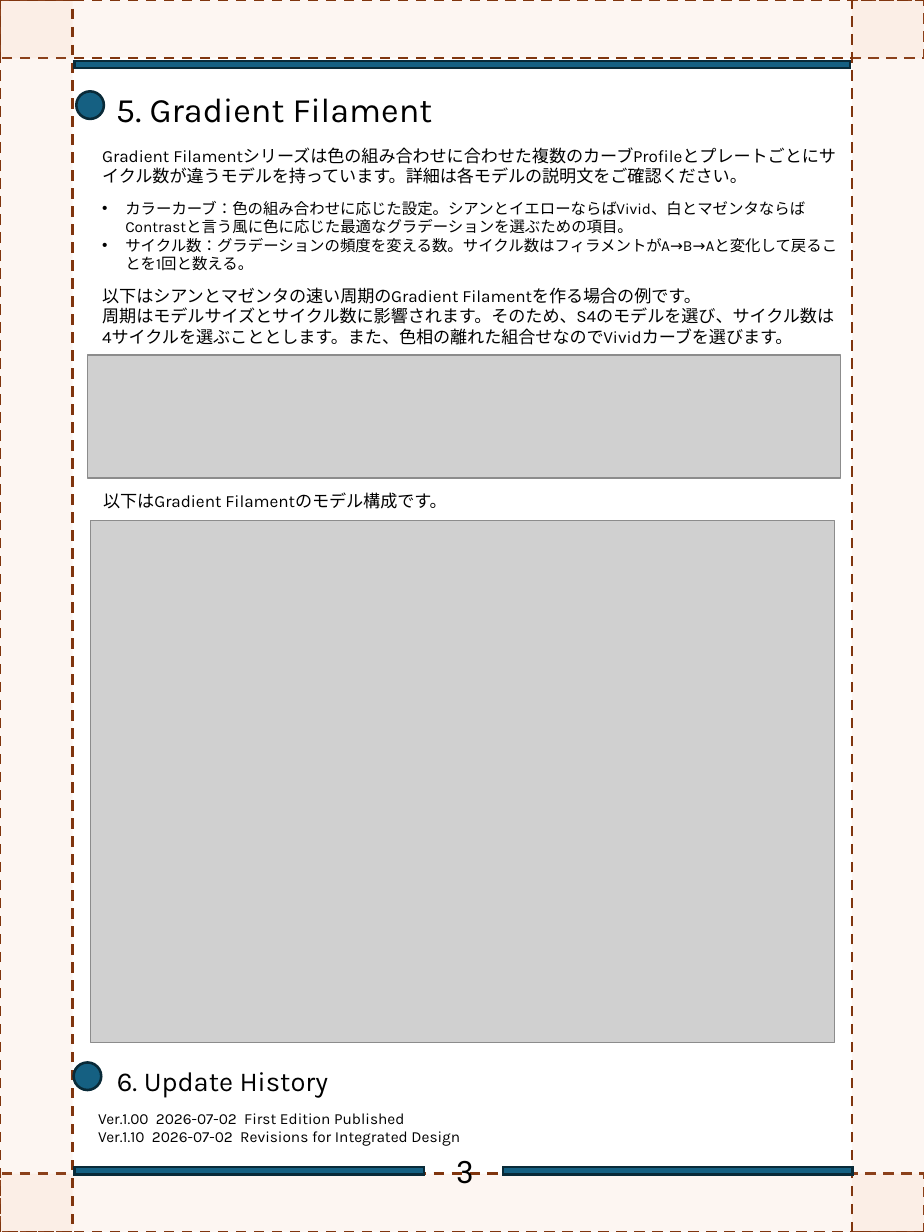
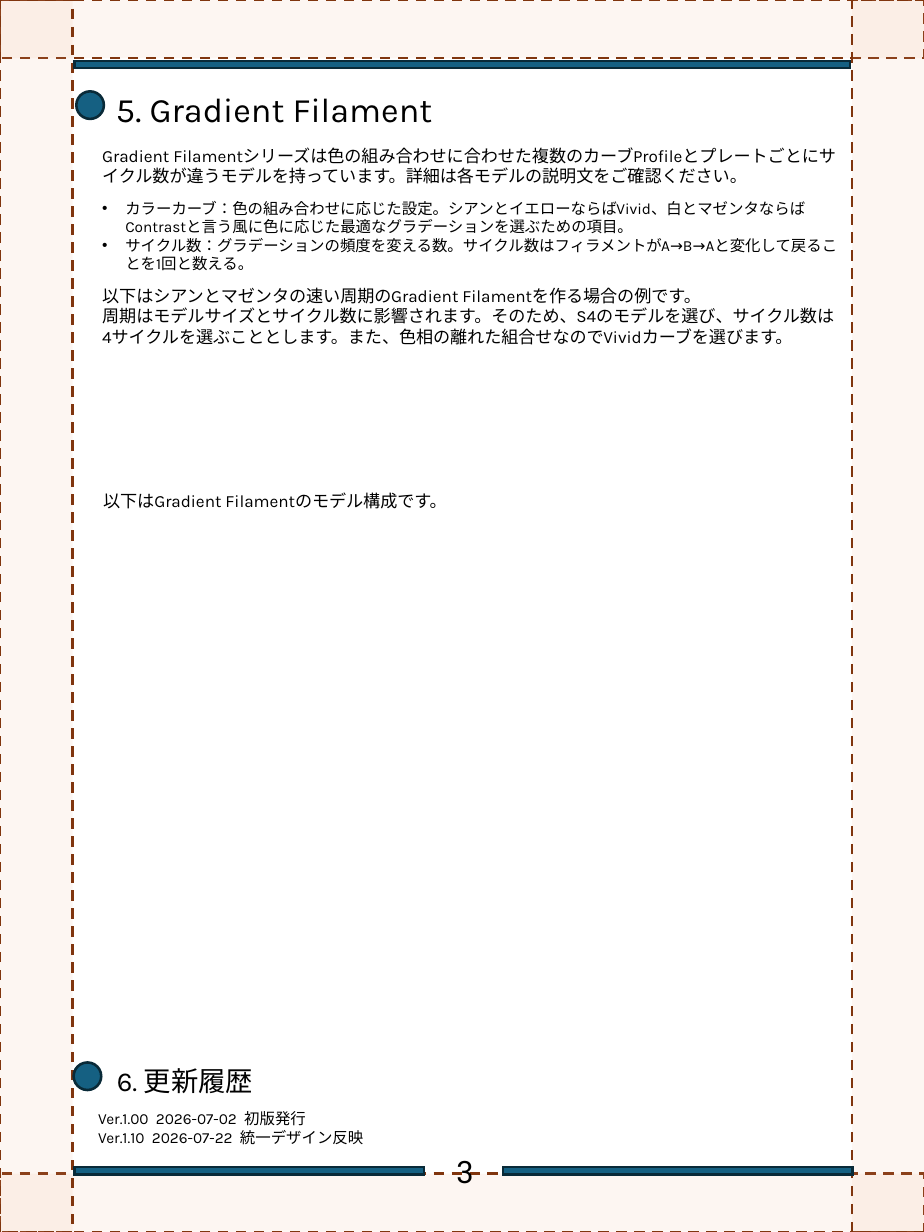
Before and after one commit to FlexChromaHQ/FlexChroma, a slide deck: slide 4 of Documents/Original/FlexChroma_Tour_Guide_JP.pptx. Drawn at 924x1232 pixels with LibreOffice and Linux fonts; fonts in the diff are those of the drawing; grey boxes stand for pictures. Boxes give left, top, right and bottom in pixels: in the first picture for what was removed or moved away, otherwise in the second. Text is boxed around its words. In the diff, an @@ line names an element or a change of style, - is before the commit and + after.

```diff
--- a/Documents/Original/FlexChroma_Tour_Guide_JP.pptx
+++ b/Documents/Original/FlexChroma_Tour_Guide_JP.pptx
@@ picture removed at (87,355,840,478) @@
@@ picture removed at (91,520,835,1042) @@
@@ text removed at (117,1072,328,1098) @@
-6. Update History
@@ text added at (117,1068,253,1094), 16 pt, text #000000 @@
+6. 更新履歴
@@ text at (98,1111,363,1145): text changed @@
-Ver.1.00 2026-07-02 First Edition Published
-Ver.1.10 2026-07-02 Revisions for Integrated Design
+Ver.1.00 2026-07-02 初版発行
+Ver.1.10 2026-07-22 統一デザイン反映
```
Also in this commit, not shown: 1 other slide changed, 7 other files.
